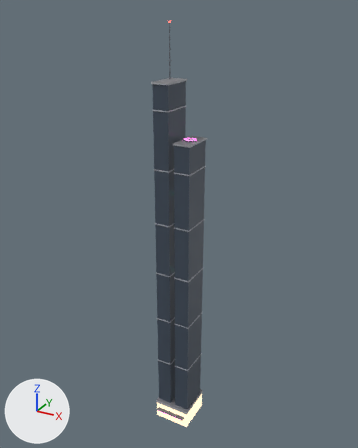
Two versions of the glTF model assets/future/models/neon_city/s12_twin.glb, one commit apart.
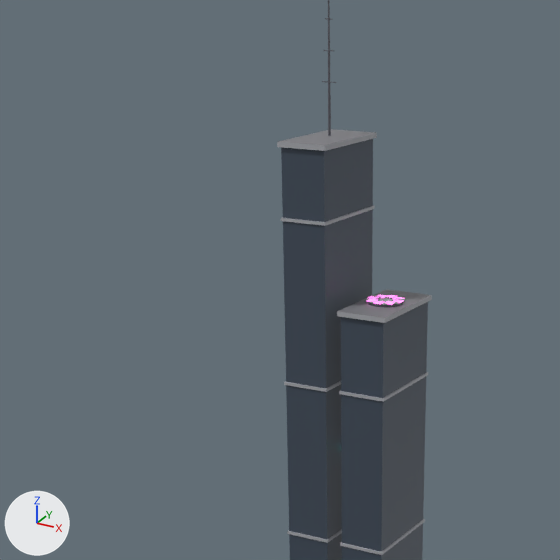
Each version appears first whole from a 50 mm lens placed at (66.8, -122.1, 135.2), pointed at (-1.5, 2.2, 73.0), and next in a close-up on the part from 14% to 71% of the width and 7% to 52% of the height. The lights are fixed; the arrows at lower left show +X, +Y and +Z. The older version's two pictures come first. Vertices at exactly the same position are counted once.

In view in the first close-up: 's12_twin'.
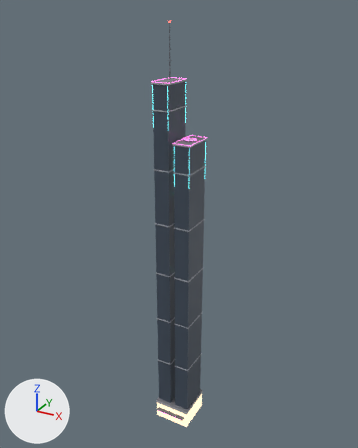
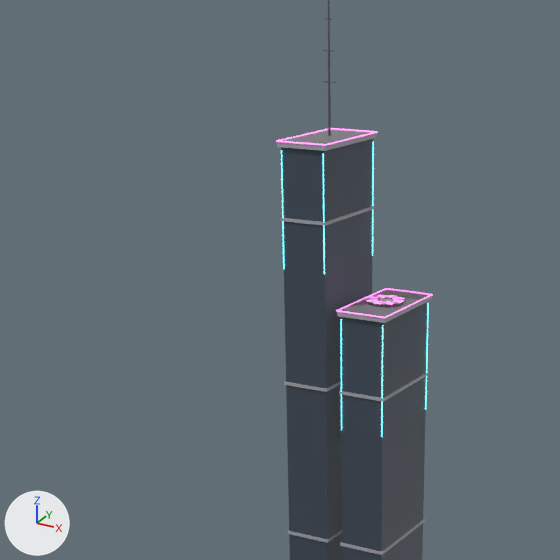
Location of each change, [x1, y1, x2, y2] in pixels of the close-ups (560 x 560 px):
```json
{"object": "s12_twin", "change": "reshaped", "before": [277, 0, 432, 560], "after": [276, 0, 433, 560]}
{"part": 1, "of": "me_s12_twin", "change": "added", "after": [281, 150, 284, 269]}
{"part": 2, "of": "me_s12_twin", "change": "added", "after": [323, 154, 325, 275]}
{"part": 3, "of": "me_s12_twin", "change": "added", "after": [372, 141, 374, 256]}
{"part": 4, "of": "me_s12_twin", "change": "added", "after": [341, 319, 342, 430]}
{"part": 5, "of": "me_s12_twin", "change": "added", "after": [381, 325, 383, 437]}
{"part": 6, "of": "me_s12_twin", "change": "added", "after": [425, 303, 429, 410]}
{"part": 7, "of": "me_s12_twin", "change": "added", "after": [276, 128, 378, 146]}
{"part": 8, "of": "me_s12_twin", "change": "added", "after": [336, 288, 433, 318]}
```

The change, as JSON lines over the scene's bpy script:
```json
{"block": "me_s12_twin", "where": "# used by ob_s12_twin; location = (0.0, 0.0, 0.0)"}
{"op": "remove", "block": "me_s12_twin", "code": "me_s12_twin.from_pydata(...)  # 452 vertices, 664 faces; spans x -6.2..6.2, y -7.3..6.2, z 0.0..131.6"}
{"op": "add", "block": "me_s12_twin", "code": "me_s12_twin.from_pydata(...)  # 648 vertices, 1024 faces; spans x -6.2..6.2, y -7.3..6.2, z 0.0..131.6"}
{"block": "me_s12_twin", "change": "me_s12_twin part 1: a new loose piece, a 6-sided cylinder along z spanning x -5.72..-5.59, y -5.11..-4.99, z 104.0..115.7, in mat_neon_c (cyan #6cf9ff, glowing cyan #6cf9ff)"}
{"block": "me_s12_twin", "change": "me_s12_twin part 2: a new loose piece, a 6-sided cylinder along z spanning x -1.01..-0.88, y -5.11..-4.99, z 104.0..115.7, in mat_neon_c (cyan #6cf9ff, glowing cyan #6cf9ff)"}
{"block": "me_s12_twin", "change": "me_s12_twin part 3: a new loose piece, a 6-sided cylinder along z spanning x -0.92..-0.79, y 4.89..5.01, z 104.0..115.7, in mat_neon_c (cyan #6cf9ff, glowing cyan #6cf9ff)"}
{"block": "me_s12_twin", "change": "me_s12_twin part 4: a new loose piece, a 6-sided cylinder along z spanning x 0.88..1.01, y -5.11..-4.99, z 88.0..99.7, in mat_neon_c (cyan #6cf9ff, glowing cyan #6cf9ff)"}
{"block": "me_s12_twin", "change": "me_s12_twin part 5: a new loose piece, a 6-sided cylinder along z spanning x 5.59..5.72, y -5.11..-4.99, z 88.0..99.7, in mat_neon_c (cyan #6cf9ff, glowing cyan #6cf9ff)"}
{"block": "me_s12_twin", "change": "me_s12_twin part 6: a new loose piece, a 6-sided cylinder along z spanning x 5.68..5.82, y 4.89..5.01, z 88.0..99.7, in mat_neon_c (cyan #6cf9ff, glowing cyan #6cf9ff)"}
{"block": "me_s12_twin", "change": "me_s12_twin part 7: a new loose piece of 40 vertices spanning x -6.1..-0.5, y -5.4..5.4, z 116.5..116.6, in mat_neon_m (pink #ff7ce1, glowing pink #ff7ce1)"}
{"block": "me_s12_twin", "change": "me_s12_twin part 8: a new loose piece of 40 vertices spanning x 0.5..6.1, y -5.4..5.4, z 100.5..100.6, in mat_neon_m (pink #ff7ce1, glowing pink #ff7ce1)"}
{"block": "me_s12_twin", "change": "other edits to the shape of me_s12_twin do not show in these pictures"}
```
